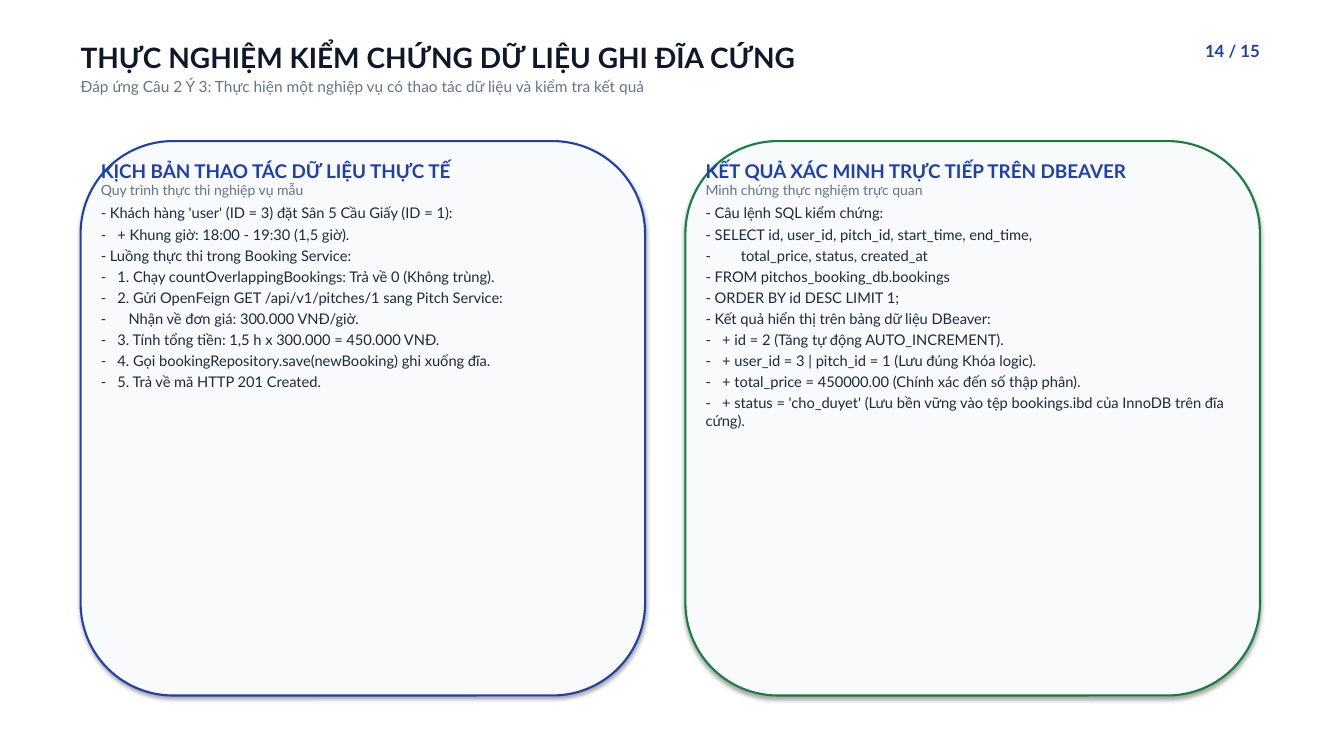
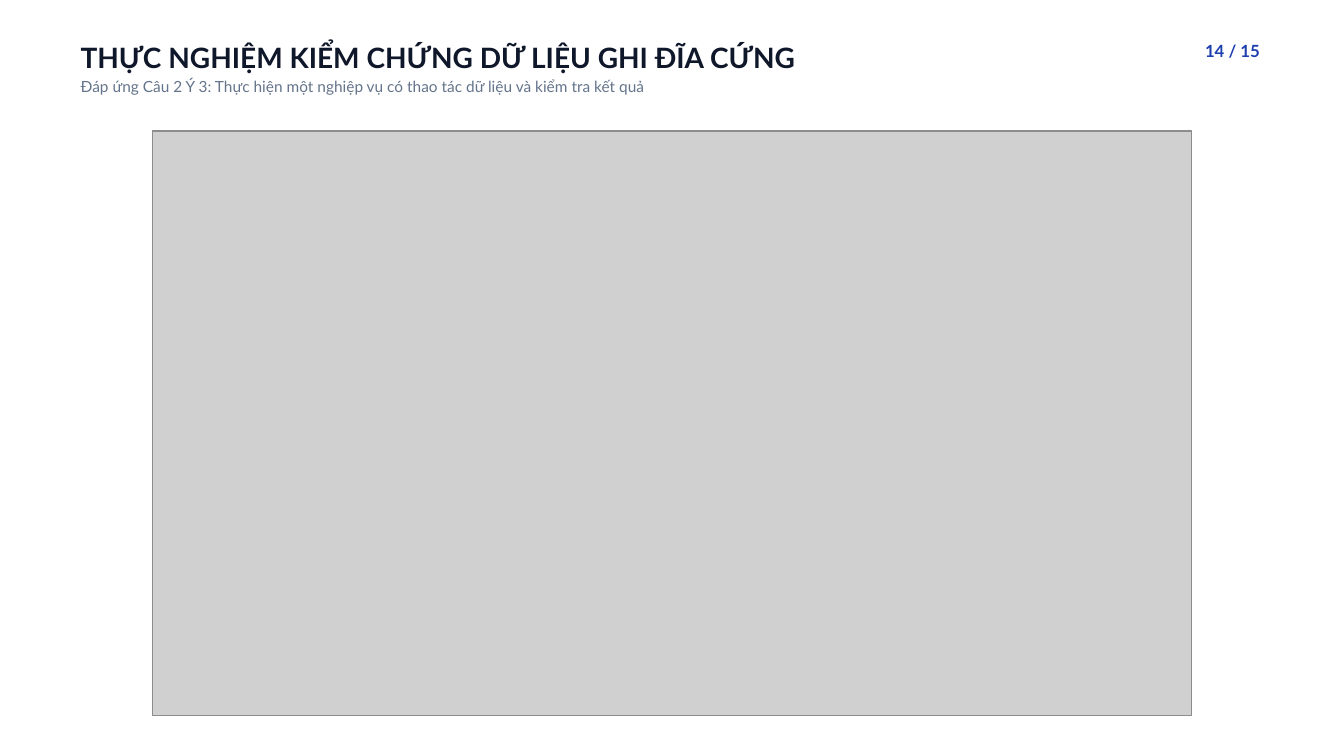
Before and after one commit to viduchung/PTPM, a slide deck: slide 14 of docs/PitchOS-Bao-Cao-Hung.pptx. Drawn at 1344x756 pixels with LibreOffice and Linux fonts; fonts in the diff are those of the drawing; grey boxes stand for pictures. Boxes give left, top, right and bottom in pixels: in the first picture for what was removed or moved away, otherwise in the second. Text is boxed around its words. In the diff, an @@ line names an element or a change of style, - is before the commit and + after.

Commit message:
feat(hung): add 4 high-resolution visual diagrams (ERD, sequence, time overlap, actor-to-db) into presentation

```diff
--- a/docs/PitchOS-Bao-Cao-Hung.pptx
+++ b/docs/PitchOS-Bao-Cao-Hung.pptx
@@ rounded rectangle removed at (x1=81, y1=141, x2=645, y2=696) @@
@@ picture added at (x1=152, y1=131, x2=1192, y2=716) @@
@@ rounded rectangle removed at (x1=686, y1=141, x2=1260, y2=696) @@
@@ text removed at (x1=101, y1=161, x2=503, y2=387) @@
-KỊCH BẢN THAO TÁC DỮ LIỆU THỰC TẾ
-Quy trình thực thi nghiệp vụ mẫu
-- Khách hàng 'user' (ID = 3) đặt Sân 5 Cầu Giấy (ID = 1):
-- + Khung giờ: 18:00 - 19:30 (1,5 giờ).
-- Luồng thực thi trong Booking Service:
-- 1. Chạy countOverlappingBookings: Trả về 0 (Không trùng).
-- 2. Gửi OpenFeign GET /api/v1/pitches/1 sang Pitch Service:
-- Nhận về đơn giá: 300.000 VNĐ/giờ.
-- 3. Tính tổng tiền: 1,5 h x 300.000 = 450.000 VNĐ.
-- 4. Gọi bookingRepository.save(newBooking) ghi xuống đĩa.
-- 5. Trả về mã HTTP 201 Created.
@@ text removed at (x1=706, y1=161, x2=1224, y2=429) @@
-KẾT QUẢ XÁC MINH TRỰC TIẾP TRÊN DBEAVER
-Minh chứng thực nghiệm trực quan
-- Câu lệnh SQL kiểm chứng:
-- SELECT id, user_id, pitch_id, start_time, end_time,
-- total_price, status, created_at
-- FROM pitchos_booking_db.bookings
-- ORDER BY id DESC LIMIT 1;
-- Kết quả hiển thị trên bảng dữ liệu DBeaver:
-- + id = 2 (Tăng tự động AUTO_INCREMENT).
-- + user_id = 3 | pitch_id = 1 (Lưu đúng Khóa logic).
-- + total_price = 450000.00 (Chính xác đến số thập phân).
-- + status = 'cho_duyet' (Lưu bền vững vào tệp bookings.ibd của InnoDB trên đĩa cứng).
```
Also in this commit, not shown: 3 other slides changed, 7 other files.
